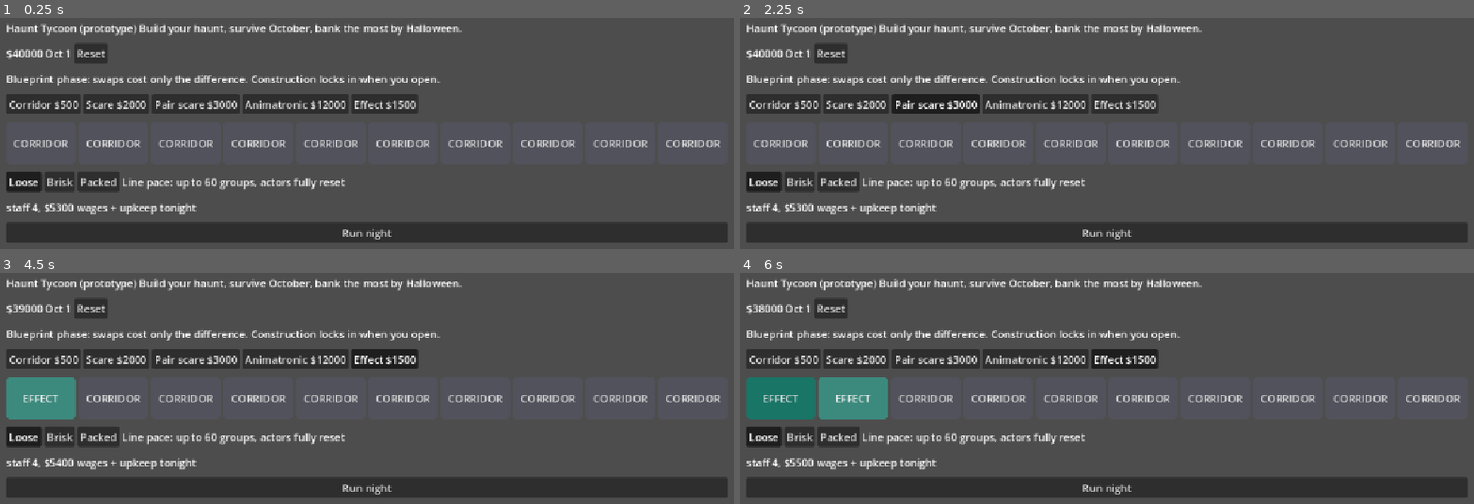
Above: before the commit, frames 1-4 (two rows, left to right).
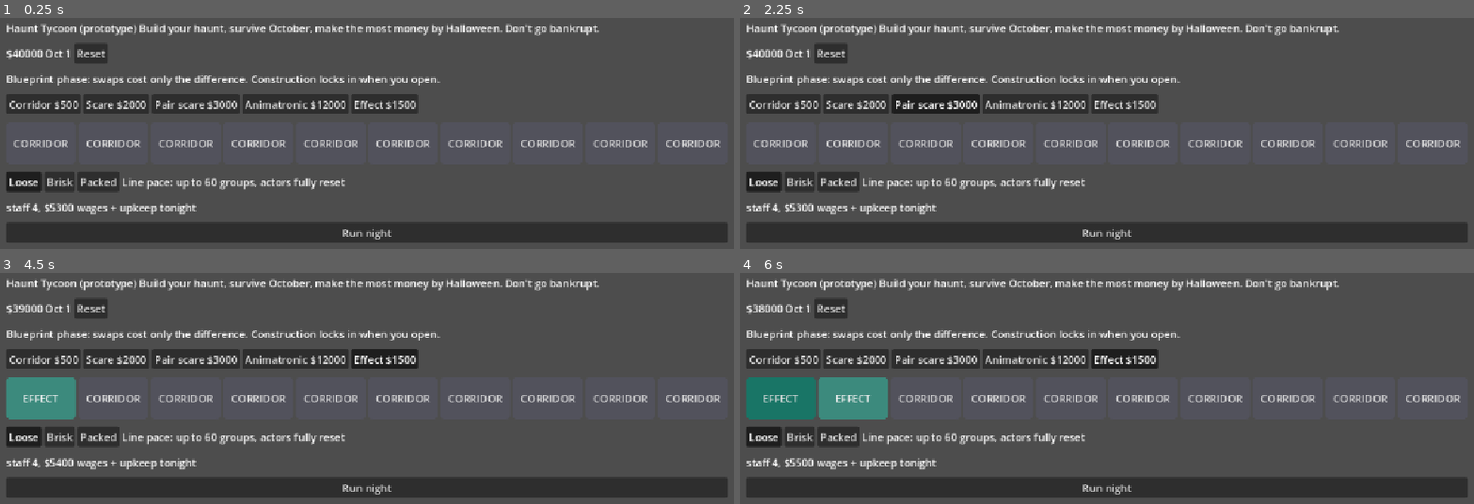
Above: after the commit, the same moments.

Repository: ajtran303/haunt-tycoon
Game: Godot game, scene res://game/main.tscn
Two runs of this game, one before a commit and one after it. Both use one fixed random seed, a clock stepped at 60 frames per second and the inputs below.
Inputs:
- Up to frame 1 (0.25 s): no input
- Up to frame 2 (2.25 s): click "Corridor $500" at 0.5 s; click "Scare $2000" at 1.25 s; click "Pair scare $3000" at 2 s
- Up to frame 3 (4.5 s): click "Animatronic $12000" at 2.75 s; click "Effect $1500" at 3.5 s; click "CORRIDOR" at 4.25 s
- Up to frame 4 (6 s): click "EFFECT" at 5 s; click "CORRIDOR" at 5.75 s

The runs differ from the first frame. In frame 1, 0.8% of the frame differs, in the area x 42-82%, y 2-8%; in frame 2, 0.8%; in frame 3, 0.8%; in frame 4, 0.8%.

Commit message:
add bankruptcy

Diff:
--- a/game/main.gd
+++ b/game/main.gd
@@ -202,16 +202,23 @@
 
 
 func _night_finish(line: String) -> void:
+	%RunButton.disabled = false
+	%ResetButton.disabled = false
+
 	for b in %SlotRow.get_children():
 		b.modulate = Color.WHITE
 	%NightLog.append_text(line + "\n")
 	night += 1
+	if cash < -10_000.0:
+		%NightLog.append_text("[color=#ef5350]The bank calls your loan. Season over.[/color]\n")
+		%RunButton.text = "Bankrupt: $%.0f" % cash
+		%RunButton.disabled = true
+		refresh()
+		return
 	if night == 2:
 		%NightLog.append_text(
 			"[color=#8d99ae]Construction locked in. Rebuilding now costs full price, no refunds.[/color]\n"
 		)
-	%RunButton.disabled = false
-	%ResetButton.disabled = false
 	if night > Night.SEASON_NIGHTS:
 		%RunButton.text = "Season over: $%.0f" % cash
 		%RunButton.disabled = true
--- a/game/main.tscn
+++ b/game/main.tscn
@@ -36,7 +36,7 @@
 
 [node name="GameDescription" type="Label" parent="MarginContainer/VBoxContainer/TitleBar" unique_id=1212553690]
 layout_mode = 2
-text = "Build your haunt, survive October, bank the most by Halloween."
+text = "Build your haunt, survive October, make the most money by Halloween. Don't go bankrupt."
 
 [node name="TopBar" type="HBoxContainer" parent="MarginContainer/VBoxContainer" unique_id=519549004]
 layout_mode = 2
